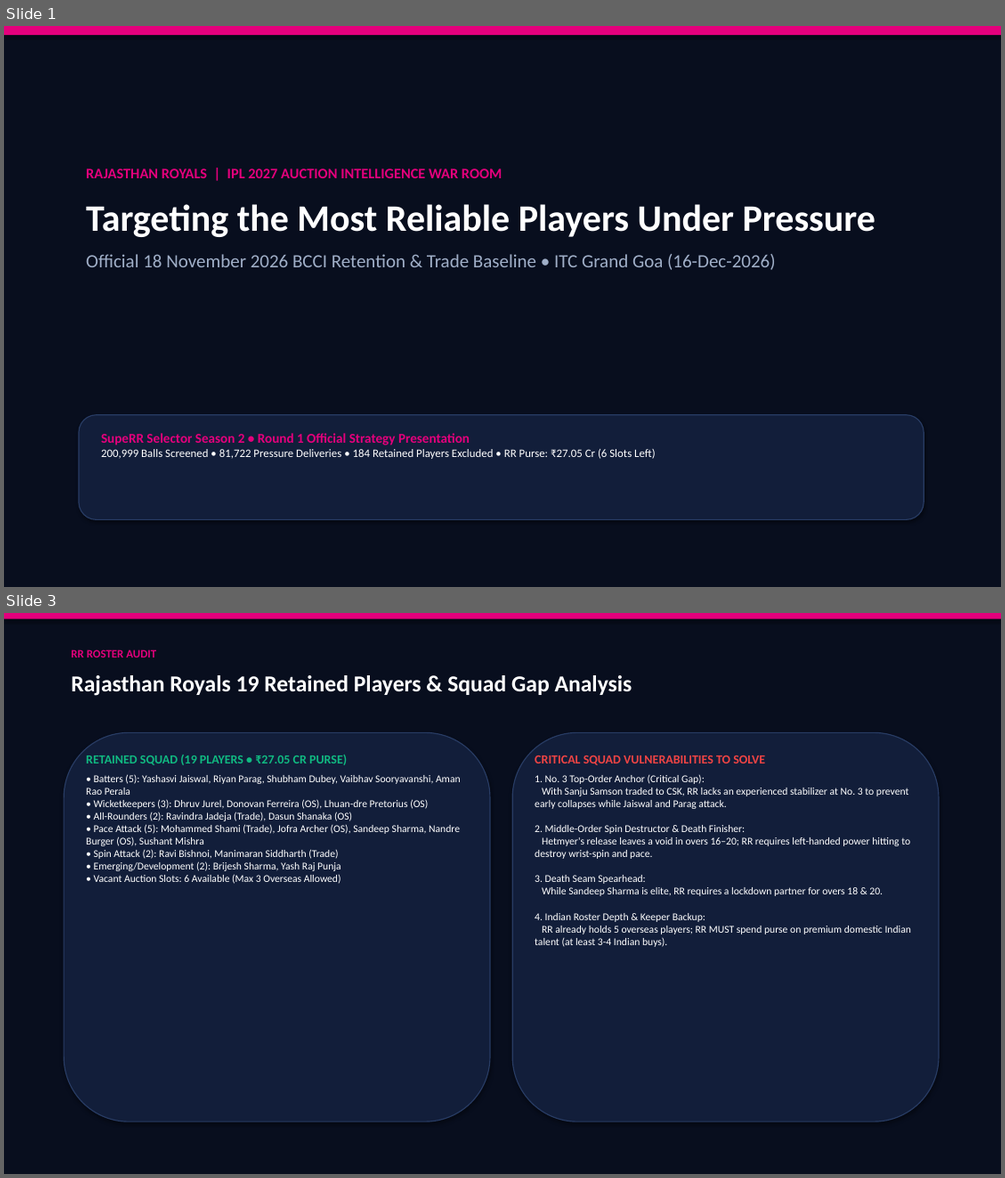
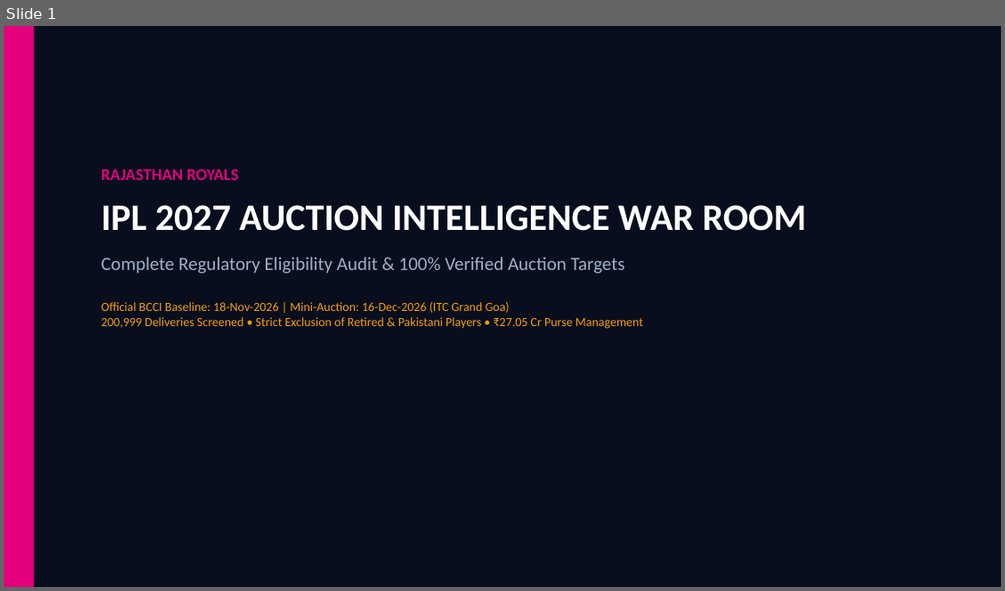
Before and after one commit to Devendra-1112/RR, a slide deck: RR_SupeRR_Selector_Auction_Strategy.pptx. Shown one above the other, each under a label of ours: slides 1 and 3 before the commit, slide 1 after it; the slides between them are not shown. The pictures are 1005x1178 and 1005x591 pixels, drawn with LibreOffice and Linux fonts; fonts in the diff are those of the drawing. Boxes give left, top, right and bottom in pixels: in the first picture for what was removed or moved away, otherwise in the second. Text is boxed around its words. In the diff, an @@ line names an element or a change of style, - is before the commit and + after.

Commit message:
Eligibility Audit Complete: Exclude retired and Pakistani players, update verified targets (Glenn Maxwell, Shahrukh Khan, Prasidh Krishna), and add dedicated Tab 3 Auction Eligibility Audit to War Room dashboard

```diff
--- a/RR_SupeRR_Selector_Auction_Strategy.pptx
+++ b/RR_SupeRR_Selector_Auction_Strategy.pptx
@@ slide 3 removed at box(4, 613, 1001, 1174), background #FFFFFF @@
@@ rectangle removed at box(4, 613, 1001, 1174) @@
@@ rectangle removed at box(4, 613, 1001, 619) @@
@@ text removed at box(71, 649, 156, 657) @@
-RR ROSTER AUDIT
@@ text removed at box(71, 675, 632, 696) @@
-Rajasthan Royals 19 Retained Players & Squad Gap Analysis
@@ rounded rectangle removed at box(64, 732, 490, 1121) @@
@@ rounded rectangle removed at box(512, 732, 938, 1121) @@
@@ text removed at box(86, 755, 461, 884) @@
-RETAINED SQUAD (19 PLAYERS • ₹27.05 CR PURSE)
-• Batters (5): Yashasvi Jaiswal, Riyan Parag, Shubham Dubey, Vaibhav Sooryavanshi, Aman Rao Perala
-• Wicketkeepers (3): Dhruv Jurel, Donovan Ferreira (OS), Lhuan-dre Pretorius (OS)
-• All-Rounders (2): Ravindra Jadeja (Trade), Dasun Shanaka (OS)
-• Pace Attack (5): Mohammed Shami (Trade), Jofra Archer (OS), Sandeep Sharma, Nandre Burger (OS), Sushant Mishra
-• Spin Attack (2): Ravi Bishnoi, Manimaran Siddharth (Trade)
-• Emerging/Development (2): Brijesh Sharma, Yash Raj Punja
-• Vacant Auction Slots: 6 Available (Max 3 Overseas Allowed)
@@ text removed at box(534, 755, 911, 947) @@
-CRITICAL SQUAD VULNERABILITIES TO SOLVE
-1. No. 3 Top-Order Anchor (Critical Gap):
-With Sanju Samson traded to CSK, RR lacks an experienced stabilizer at No. 3 to prevent early collapses while Jaiswal and Parag attack.
-2. Middle-Order Spin Destructor & Death Finisher:
-Hetmyer's release leaves a void in overs 16–20; RR requires left-handed power hitting to destroy wrist-spin and pace.
-3. Death Seam Spearhead:
-While Sandeep Sharma is elite, RR requires a lockdown partner for overs 18 & 20.
-4. Indian Roster Depth & Keeper Backup:
-RR already holds 5 overseas players; RR MUST spend purse on premium domestic Indian talent (at least 3-4 Indian buys).
@@ slide 1 changed as well @@
@@ rectangle: place and size @@
-rectangle at box(4, 26, 1001, 35)
+rectangle at box(4, 26, 34, 587)
@@ text at box(101, 168, 807, 329): text changed; size 18 to 12 pt; text colour #A0AFC8 to #F59E0B; bold off @@
-RAJASTHAN ROYALS | IPL 2027 AUCTION INTELLIGENCE WAR ROOM
-Targeting the Most Reliable Players Under Pressure
-Official 18 November 2026 BCCI Retention & Trade Baseline • ITC Grand Goa (16-Dec-2026)
+RAJASTHAN ROYALS
+IPL 2027 AUCTION INTELLIGENCE WAR ROOM
+Complete Regulatory Eligibility Audit & 100% Verified Auction Targets
+Official BCCI Baseline: 18-Nov-2026 | Mini-Auction: 16-Dec-2026 (ITC Grand Goa)
+200,999 Deliveries Screened • Strict Exclusion of Retired & Pakistani Players • ₹27.05 Cr Purse Management
@@ rounded rectangle removed at box(79, 415, 923, 520) @@
@@ text removed at box(101, 433, 655, 459) @@
-SupeRR Selector Season 2 • Round 1 Official Strategy Presentation
-200,999 Balls Screened • 81,722 Pressure Deliveries • 184 Retained Players Excluded • RR Purse: ₹27.05 Cr (6 Slots Left)
```
Also in this commit, not shown: 3 other slides changed, 2 slides added, 1 other slide removed, 18 other files.
